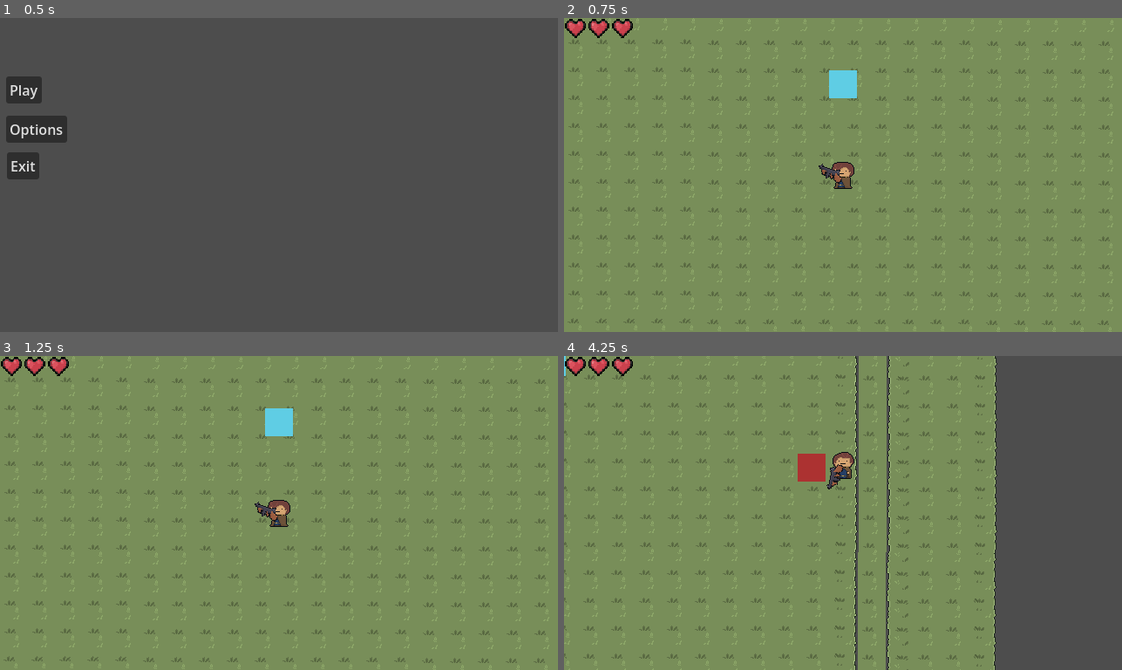
Above: before the commit, frames 1-4 (two rows, left to right).
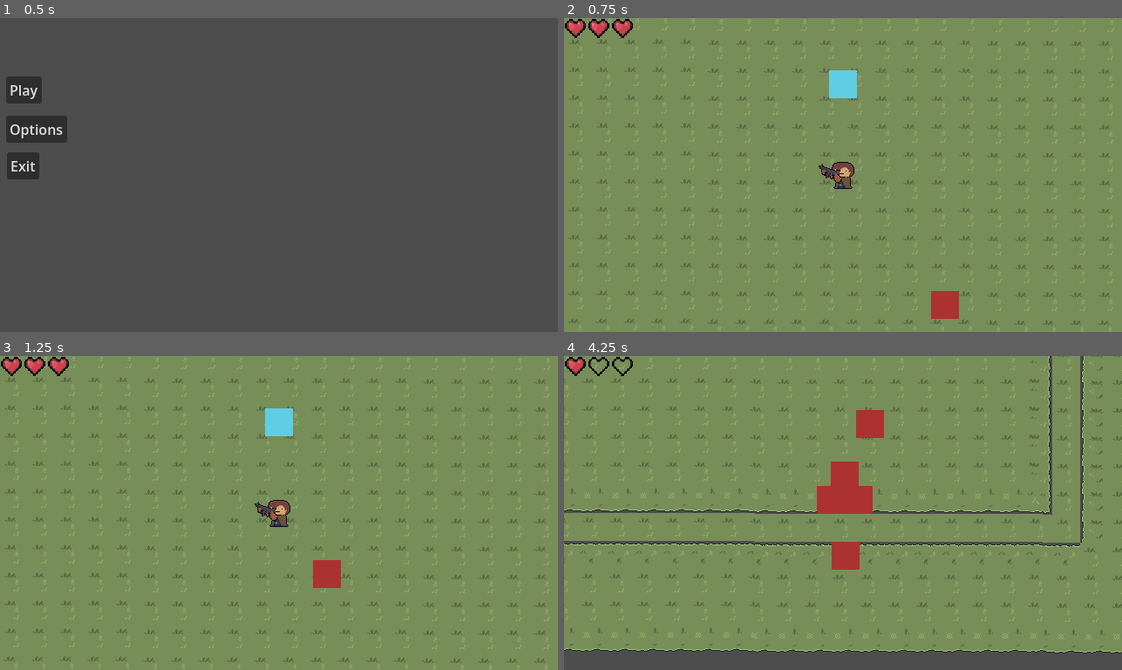
Above: after the commit, the same moments.

Repository: Douuurado/Foreign-lands
Game: Godot game, scene res://systems/core/main.tscn
The game is run twice, just before and just after one commit, with the same random seed, the same clock (stepped at 60 frames per second) and the same inputs.
Inputs (mouse positions are in pixels of both pictures, inside the frame that each line leads up to):
- Up to frame 1 (0.5 s): no input
- Up to frame 2 (0.75 s): click "Play" at 0.5 s
- Up to frame 3 (1.25 s): no input
- Up to frame 4 (4.25 s): move the mouse to (965, 497) at 1.27 s; hold Right (ui_right) 1.28-2.03 s; hold E (interact) 1.28-2.03 s; move the mouse to (731, 528) at 2.02 s; hold Down (ui_down) 2.03-2.78 s; click (731, 528) at 2.1 s; move the mouse to (898, 443) at 2.77 s; hold Right (ui_right) 2.78-3.53 s; hold E (interact) 2.78-3.53 s; move the mouse to (815, 575) at 3.52 s; hold Up (ui_up) from 3.53 s (still down); click (815, 575) at 3.6 s

Frame 1 is identical in both runs. In frame 2, 0.4% of the frame differs, in the area x 65-71%, y 86-96%; in frame 3, 0.4%; in frame 4, 36%, in the area x 0-100%, y 0-100%.

Commit message:
sistema de waves

Diff:
--- /dev/null
+++ b/node_2d.gd
@@ -0,0 +1,33 @@
+extends Node2D
+
+@export var map_min := Vector2(-385, -385)
+@export var map_max := Vector2(385, 385)
+@export var enemy_scene: PackedScene
+@export var spawn_points: Array[Marker2D]
+@export var spawn_margin := 200
+@onready var player
+
+func spawn_enemy():
+	player = get_tree().get_first_node_in_group("player")
+	print("player =", player)
+	print(get_tree().get_nodes_in_group("player"))
+	print("SPAWNANDO")
+	var enemy = enemy_scene.instantiate()
+	add_child(enemy)
+	enemy.global_position = calculate_spawn_position()
+	enemy.target = player
+
+func calculate_spawn_position() -> Vector2:
+	var spawn_pos: Vector2
+
+	while true:
+		var x = randf_range(map_min.x, map_max.x)
+		var y = randf_range(map_min.y, map_max.y)
+
+		spawn_pos = Vector2(x, y)
+
+		# impede spawn perto do player
+		if spawn_pos.distance_to(player.global_position) > 150:
+			return spawn_pos
+
+	return spawn_pos
--- a/systems/core/game.tscn
+++ b/systems/core/game.tscn
@@ -6,6 +6,7 @@
 [ext_resource type="PackedScene" uid="uid://mqj21swogplv" path="res://ui/game_screen/game_screen.tscn" id="4_s7ty0"]
 [ext_resource type="PackedScene" uid="uid://c48560254sqge" path="res://ui/pause_menu/pause_menu.tscn" id="5_s6s37"]
 [ext_resource type="PackedScene" uid="uid://bpfyks1aut7cu" path="res://systems/totem/totem.tscn" id="6_8qn0a"]
+[ext_resource type="PackedScene" uid="uid://u1ajj7qs15qd" path="res://systems/waves/node_2d.tscn" id="7_65igt"]
 
 [node name="Main" type="Node2D" unique_id=390945680]
 script = ExtResource("1_e0est")
@@ -25,3 +26,5 @@
 
 [node name="Totem" parent="." unique_id=1243785729 instance=ExtResource("6_8qn0a")]
 position = Vector2(0, -104)
+
+[node name="Waves" parent="." unique_id=465028055 groups=["player"] instance=ExtResource("7_65igt")]
--- /dev/null
+++ b/systems/waves/node.gd
@@ -0,0 +1,50 @@
+extends Node
+
+@onready var spawner = $"../Spawner"
+
+var current_wave = 1
+var enemies_alive = 0
+
+@export var initial_enemies = 10
+@export var extra_per_wave = 2
+@export var delay_between_waves = 3.0
+@export var spawn_delay = 0.4
+@export var spawn_enemy = 4
+
+func _ready():
+	print(spawner)
+	EnemyHealthManager.enemy_died.connect(_on_enemy_died)
+	start_wave()
+
+
+func start_wave():
+	var amount = initial_enemies + ((current_wave - 1) * extra_per_wave)
+
+	enemies_alive = amount
+
+	print("Wave:", current_wave)
+	print("Inimigos:", amount)
+
+	spawn_wave(amount)
+
+
+func spawn_wave(amount):
+	for i in range(amount):
+		spawner.spawn_enemy()
+		await get_tree().create_timer(spawn_delay).timeout
+
+
+func _on_enemy_died(enemy):
+	enemies_alive -= 1
+
+	if enemies_alive <= 0:
+		next_wave()
+
+
+func next_wave():
+	print("Wave completa")
+
+	await get_tree().create_timer(delay_between_waves).timeout
+
+	current_wave += 1
+	start_wave()
--- /dev/null
+++ b/systems/waves/node_2d.tscn
@@ -0,0 +1,14 @@
+[gd_scene format=3 uid="uid://u1ajj7qs15qd"]
+
+[ext_resource type="Script" uid="uid://dhgxvddherbf3" path="res://systems/waves/node.gd" id="1_tg1li"]
+[ext_resource type="Script" uid="uid://4w5dq3gb3k3r" path="res://node_2d.gd" id="1_x5l3g"]
+[ext_resource type="PackedScene" uid="uid://cemohmi6tbvp4" path="res://scenes/enemies/enemy_demo/enemy_demo.tscn" id="3_nvui2"]
+
+[node name="Node2D" type="Node2D" unique_id=465028055]
+
+[node name="WavesManager" type="Node" parent="." unique_id=2068706183]
+script = ExtResource("1_tg1li")
+
+[node name="Spawner" type="Node2D" parent="." unique_id=590241368 groups=["player"]]
+script = ExtResource("1_x5l3g")
+enemy_scene = ExtResource("3_nvui2")
Not shown, added: node_2d.gd.uid
Not shown, added: systems/waves/node.gd.uid
